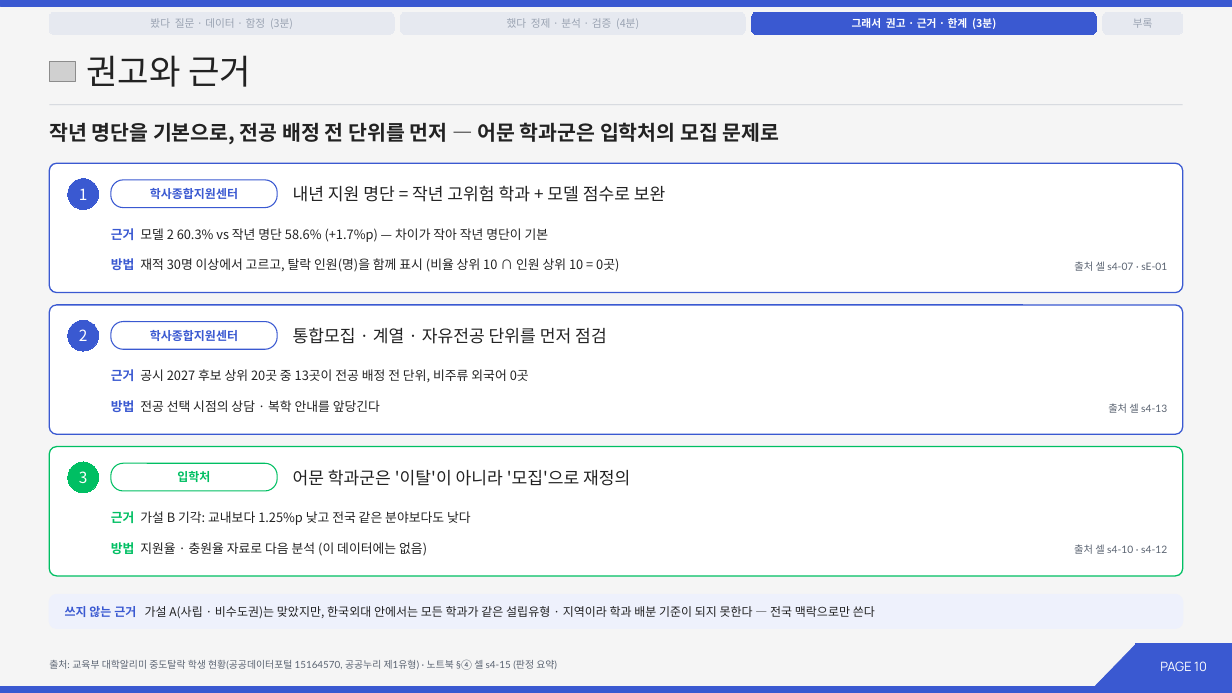
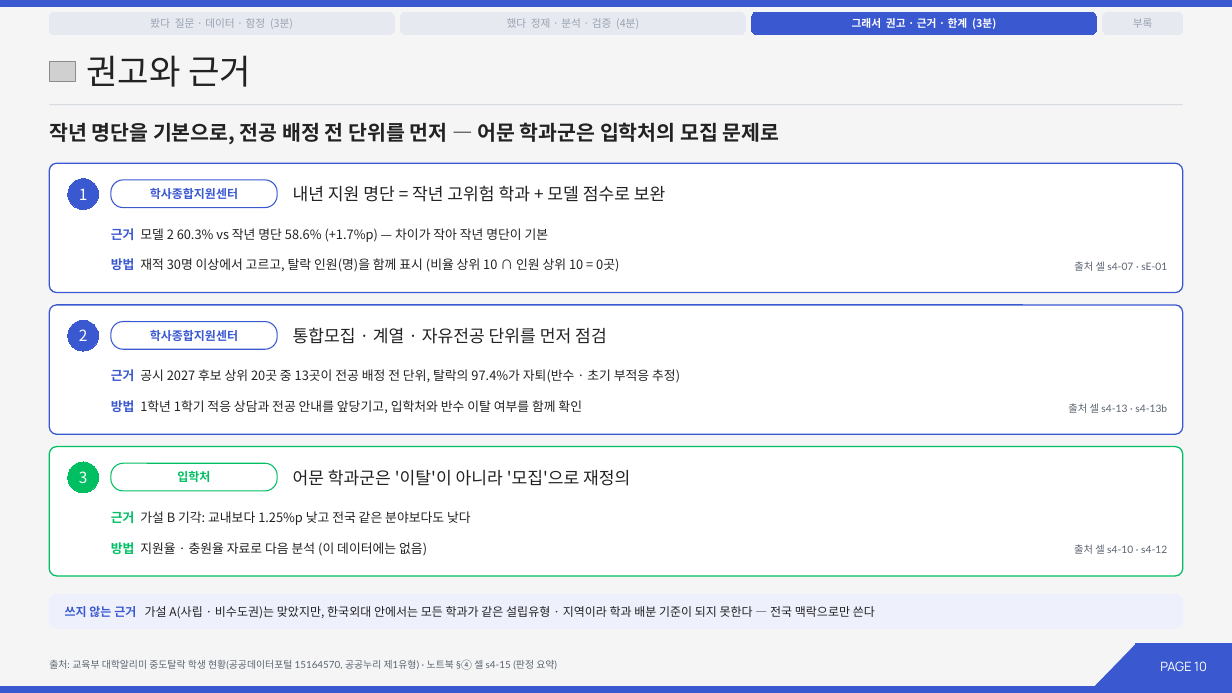
Before and after one commit to 202103116-stack/university-dropout-risk-analysis, a slide deck: slide 10 of slides/14조_발표.pptx. Drawn at 1232x693 pixels with LibreOffice and Linux fonts; fonts in the diff are those of the drawing; grey boxes stand for pictures. Boxes give left, top, right and bottom in pixels: in the first picture for what was removed or moved away, otherwise in the second. Text is boxed around its words. In the diff, an @@ line names an element or a change of style, - is before the commit and + after.

```diff
--- a/slides/14조_발표.pptx
+++ b/slides/14조_발표.pptx
@@ text at <box>111,369,680,383</box>: text changed @@
-근거 공시 2027 후보 상위 20곳 중 13곳이 전공 배정 전 단위, 비주류 외국어 0곳
+근거 공시 2027 후보 상위 20곳 중 13곳이 전공 배정 전 단위, 탈락의 97.4%가 자퇴(반수 · 초기 부적응 추정)
@@ text at <box>111,400,582,413</box>: text changed @@
-방법 전공 선택 시점의 상담 · 복학 안내를 앞당긴다
+방법 1학년 1학기 적응 상담과 전공 안내를 앞당기고, 입학처와 반수 이탈 여부를 함께 확인
@@ text at <box>1068,403,1167,413</box>: text changed @@
-출처 셀 s4-13
+출처 셀 s4-13 · s4-13b
```
Also in this commit, not shown: 5 other slides changed, 1 slide added, 22 other files.
